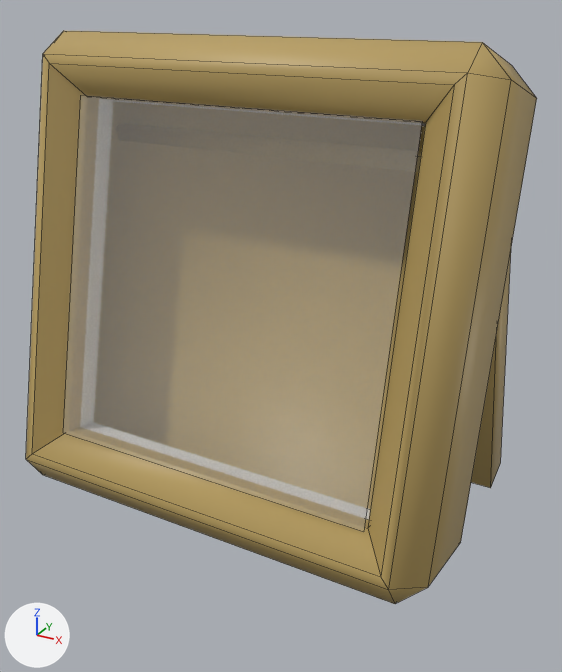
The Blender file packages/frontend/assets/room/objects/tabletop-picture-frame/tabletop-picture-frame.blend as it was, and as the next commit left it.
Before and after are seen from a camera (50 mm lens) standing at (0.0435, -0.077, 0.0628) and looking at (0.0013, -0.0003, 0.0244). Arrows for +X, +Y and +Z are at lower left; the lights stay in place. The first picture is the older version. Mesh edges are drawn as thin lines.

Before the edit, the objects in view are built like this:
```python
me_cube_001 = bpy.data.meshes.new('Cube.001')
me_cube_001.from_pydata([(-0.02, 0.0, -0.02), (-0.02, 0.0, 0.02), (0.02, 0.0, 0.02), (0.02, 0.0, -0.02)], [], [(3, 2, 1, 0)])
me_cube_001.materials.append(mat_x_picture__picture)  # cyan #00afe7
me_cube_005 = bpy.data.meshes.new('Cube.005')
me_cube_005.from_pydata(...)  # a box spanning x -0.025..0.025, y -0.0025..0.0025, z 0.0..0.05
me_cube_005.polygons.foreach_set('use_smooth', [True] * 6)
me_cube_005.materials.append(mat_x_frame__frame)  # yellow #baa061
ob_cube = bpy.data.objects.new('Cube', me_cube_005)
ob_cube.location = (0.0, 0.02, 0.0)
ob_cube.rotation_euler = (0.297, 0.0, 0.0)  # degrees (17, 0, 0)
ob_empty = bpy.data.objects.new('Empty', None)
ob_empty.location = (0.0, 0.0, 0.03)
ob_empty.rotation_euler = (-0.227, 0.0, 0.0)  # degrees (-13, 0, 0)
ob_x_picture__picture = bpy.data.objects.new('__X_PICTURE__Picture', me_cube_001)
ob_x_picture__picture.parent = ob_empty
ob_x_picture__picture.location = (0.0, -0.0075, 0.0)
ob_x_picture__picture.hide_set(True)
# also in view: '__X_FRAME__Frame.Bevel' at (0.0, -0.007, 0.0313); '__X_COVER__Cover' at (0.0, -0.0127, 0.0329)
```
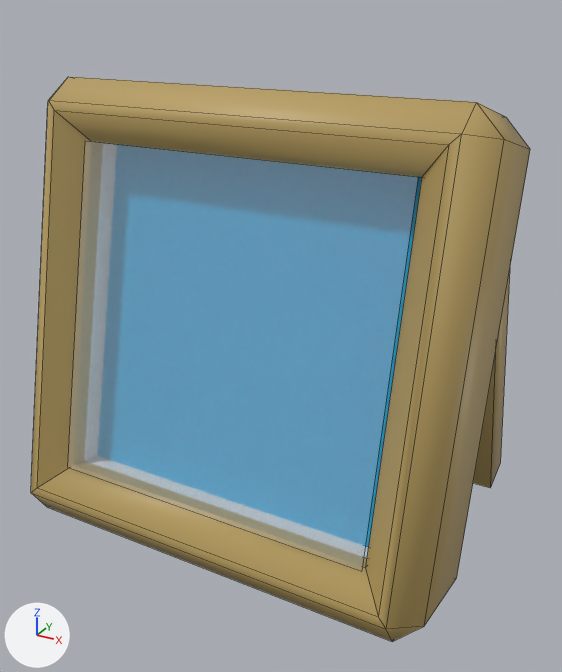
ob_empty is not drawn itself; it is the parent of ob_x_mat__mat, ob_x_cover__cover, ob_x_picture__picture, ob_x_frame__frame, ob_x_frame__frame_bevel.

The change in detail:
Object '__X_PICTURE__Picture' (ob_x_picture__picture) is now shown.
Object 'Empty' (ob_empty) moves from (0.0, 0.0, 0.03) to (0.0, 0.0, 0.025).

Boxes (x1, y1, x2, y2) around the edits, measured in the pictures (562 x 672 px):
'__X_FRAME__Frame.Bevel', moved
    before: (26, 31, 537, 604)
    after: (31, 77, 530, 642)
'__X_COVER__Cover', moved
    before: (63, 95, 422, 532)
    after: (68, 141, 418, 571)
'__X_PICTURE__Picture', shown (mostly hidden)
    after: (366, 177, 422, 547)
'__X_MAT__Mat', moved (mostly hidden)
    before: (366, 123, 425, 520)
    after: (364, 546, 368, 558)
